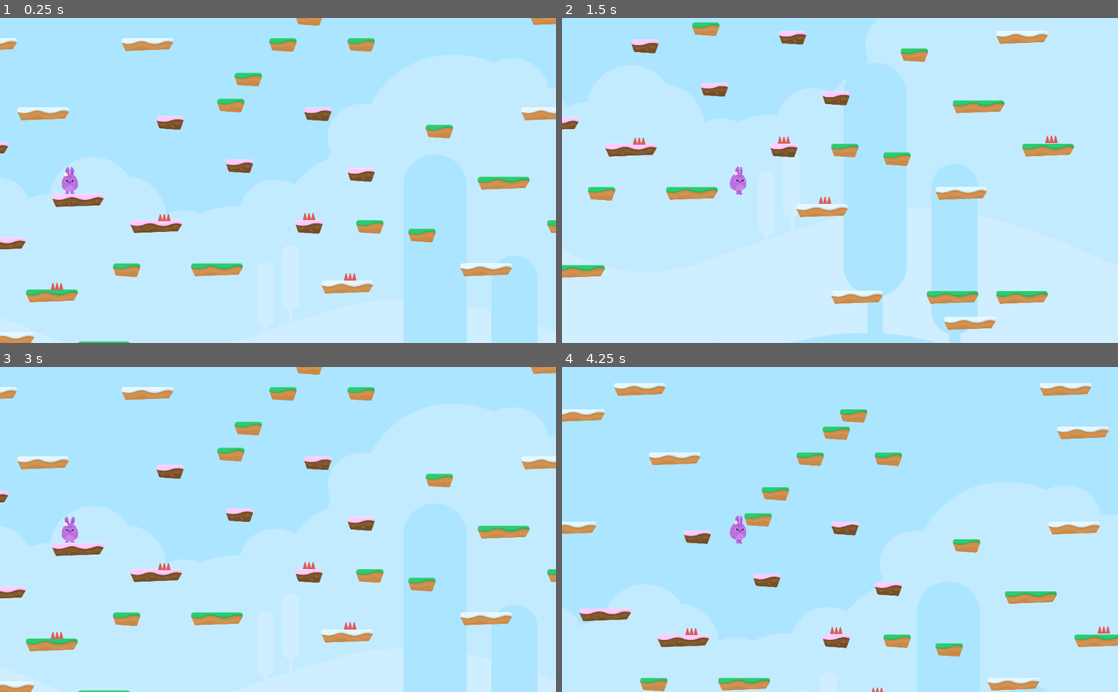
Above: before the commit, frames 1-4 (two rows, left to right).
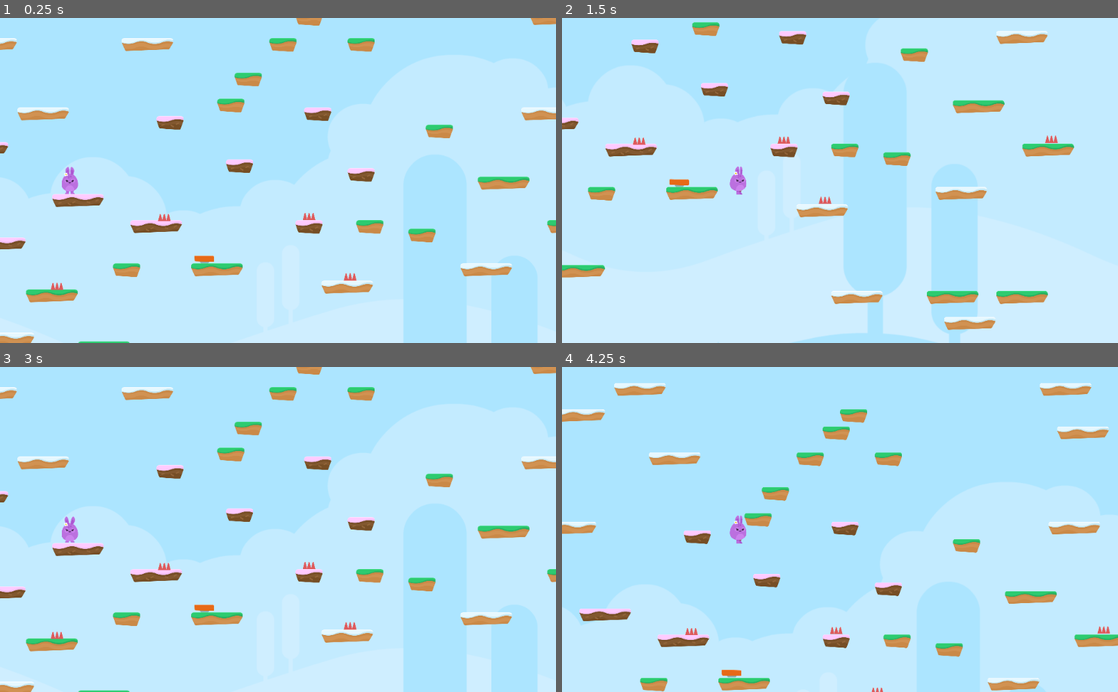
Above: after the commit, the same moments.

Repository: sandoche/Godot-learning-udemy
Game: Godot game, scene res://Levels/Level1.tscn
The game is run twice, just before and just after one commit, with the same random seed, the same clock (stepped at 60 frames per second) and the same inputs.
Inputs (mouse positions are in pixels of both pictures, inside the frame that each line leads up to):
- Up to frame 1 (0.25 s): no input
- Up to frame 2 (1.5 s): tap Enter at 0.5 s; hold D (right) from 0.53 s (still down); tap Z (jump) at 0.77 s
- Up to frame 3 (3 s): tap Z (jump) at 1.52 s; release D (right) at 2.03 s; hold Q (left) 2.03-2.75 s; click (189, 575) at 2.75 s
- Up to frame 4 (4.25 s): tap Space at 3.5 s; hold D (right) from 3.53 s (still down); tap Z (jump) at 3.77 s

The runs differ from the first frame. In frame 1, less than 0.1% of the frame differs, in the area x 34-39%, y 73-76%; in frame 2, less than 0.1%, in the area x 19-23%, y 49-52%; in frame 3, less than 0.1%; in frame 4, less than 0.1%.

Commit message:
:sparkles: Adding jump pad

Diff:
--- /dev/null
+++ b/HoppyDays/Items/JumpPad.gd
@@ -0,0 +1,7 @@
+extends Area2D
+
+
+
+func _on_JumpPad_body_entered(body):
+	$AnimationPlayer.play("boost")
+	body.boost()
--- a/HoppyDays/Items/JumpPad.tscn
+++ b/HoppyDays/Items/JumpPad.tscn
@@ -1,7 +1,9 @@
-[gd_scene load_steps=5 format=2]
+[gd_scene load_steps=8 format=2]
 
 [ext_resource path="res://GFX/Items/spring.png" type="Texture" id=1]
 [ext_resource path="res://GFX/Items/spring_in.png" type="Texture" id=2]
+[ext_resource path="res://Items/JumpPad.gd" type="Script" id=3]
+[ext_resource path="res://GFX/Items/spring_out.png" type="Texture" id=4]
 
 [sub_resource type="SpriteFrames" id=1]
 animations = [ {
@@ -9,15 +11,45 @@
 "loop": true,
 "name": "default",
 "speed": 1.5
+}, {
+"frames": [ ExtResource( 2 ), ExtResource( 4 ) ],
+"loop": false,
+"name": "boost",
+"speed": 2.5
 } ]
 
 [sub_resource type="RectangleShape2D" id=2]
 extents = Vector2( 71.4585, 35.1903 )
 
+[sub_resource type="Animation" id=3]
+resource_name = "boost"
+length = 2.0
+tracks/0/type = "value"
+tracks/0/path = NodePath("AnimatedSprite:animation")
+tracks/0/interp = 1
+tracks/0/loop_wrap = true
+tracks/0/imported = false
+tracks/0/enabled = true
+tracks/0/keys = {
+"times": PoolRealArray( 0, 1.5, 2 ),
+"transitions": PoolRealArray( 1, 1, 1 ),
+"update": 1,
+"values": [ "boost", "boost", "default" ]
+}
+
 [node name="JumpPad" type="Area2D"]
+collision_layer = 8
+script = ExtResource( 3 )
 
 [node name="AnimatedSprite" type="AnimatedSprite" parent="."]
 frames = SubResource( 1 )
+frame = 1
+playing = true
 
 [node name="CollisionShape2D" type="CollisionShape2D" parent="."]
 shape = SubResource( 2 )
+
+[node name="AnimationPlayer" type="AnimationPlayer" parent="."]
+anims/boost = SubResource( 3 )
+
+[connection signal="body_entered" from="." to="." method="_on_JumpPad_body_entered"]
--- a/HoppyDays/Levels/Level1.tscn
+++ b/HoppyDays/Levels/Level1.tscn
@@ -1,9 +1,10 @@
-[gd_scene load_steps=5 format=2]
+[gd_scene load_steps=6 format=2]
 
 [ext_resource path="res://Player/Player.tscn" type="PackedScene" id=1]
 [ext_resource path="res://Levels/Tileset.tres" type="TileSet" id=2]
 [ext_resource path="res://Hazards/SpikeTop.tscn" type="PackedScene" id=3]
 [ext_resource path="res://SFX/Summer_Park.ogg" type="AudioStream" id=4]
+[ext_resource path="res://Items/JumpPad.tscn" type="PackedScene" id=5]
 
 [node name="Level1" type="Node2D"]
 
@@ -15,6 +16,11 @@
 collision_layer = 2
 format = 1
 tile_data = PoolIntArray( -1245174, 6, 0, -1245125, 6, 0, -1048573, 6, 0, -1048540, 3, 0, -917470, 3, 0, -917443, 6, 0, …(701 unchanged characters)…
+
+[node name="JumpPads" type="Node" parent="."]
+
+[node name="JumpPad" parent="JumpPads" instance=ExtResource( 5 )]
+position = Vector2( 1504.35, 929.822 )
 
 [node name="Hazards" type="Node" parent="."]
 
--- a/HoppyDays/Player/Player.gd
+++ b/HoppyDays/Player/Player.gd
@@ -7,6 +7,7 @@
 const UP = Vector2(0,-1)
 const JUMP_SPEED = 3500
 const WORLD_LIMIT = 4000
+const BOOST_MULTIPLIER = 2
 
 var lives = 3
 
@@ -58,3 +59,6 @@
 
 	if lives < 0:
 		end_game()
+
+func boost():
+	motion.y -= JUMP_SPEED * BOOST_MULTIPLIER
--- a/HoppyDays/Player/Player.tscn
+++ b/HoppyDays/Player/Player.tscn
@@ -15,7 +15,7 @@
 
 [node name="Player" type="KinematicBody2D"]
 position = Vector2( 512.903, 282.505 )
-collision_mask = 6
+collision_mask = 14
 script = ExtResource( 2 )
 __meta__ = {
 "_edit_group_": true
--- a/HoppyDays/project.godot
+++ b/HoppyDays/project.godot
@@ -45,6 +45,7 @@
 2d_physics/layer_1="Player"
 2d_physics/layer_2="Terrain"
 2d_physics/layer_3="Hazards"
+2d_physics/layer_4="Items"
 
 [rendering]
 
